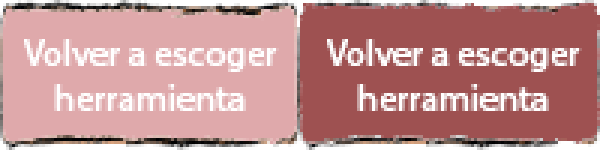
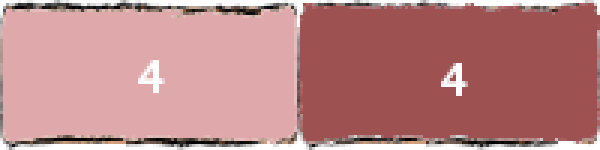
Before/after of a 600×150 layered artwork. What changed in the layer stack:
renamed "Volver a escoger herramienta copy" to "4", painted on it over [327, 39, 582, 111]
renamed "Volver a escoger herramienta" to "4", painted on it over [24, 39, 279, 111]
